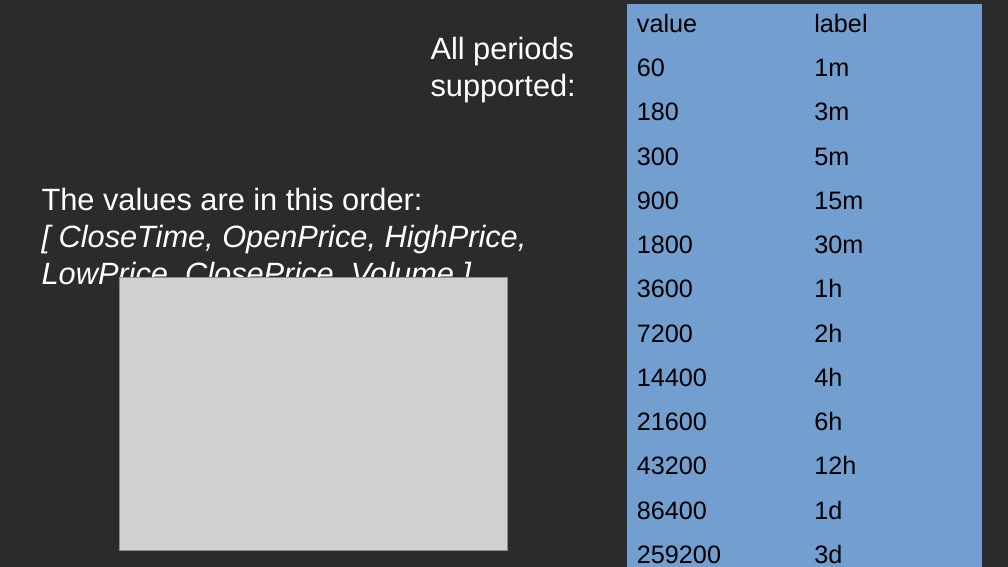
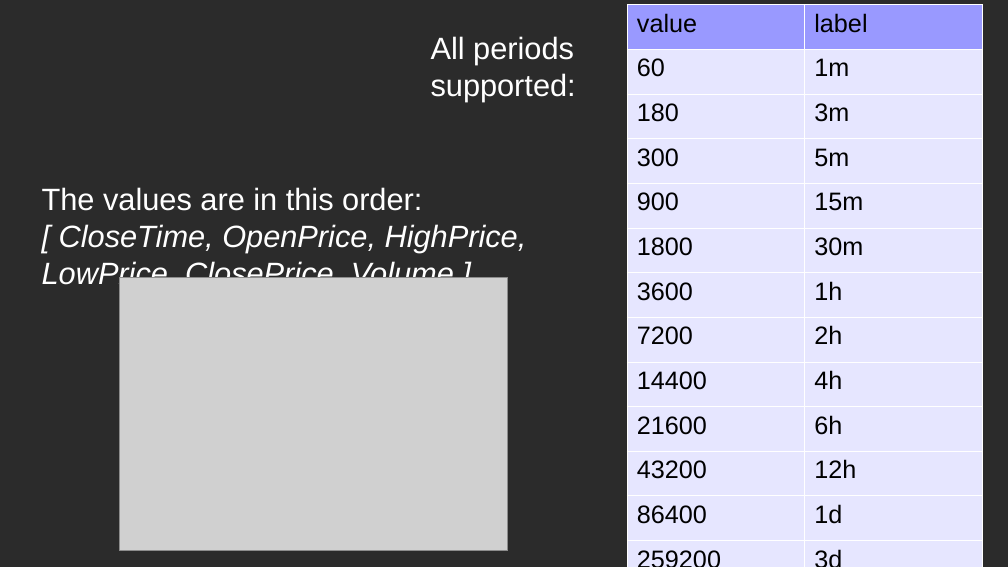
Before and after one commit to GabriM97/CryptoWolf, a slide deck: slide 15 of Student Presentation/Student_Presentation.odp. Drawn at 1008x567 pixels with LibreOffice and Linux fonts; fonts in the diff are those of the drawing; grey boxes stand for pictures; background and template pictures are left out; a plain dark background stands for a picture behind light text. Boxes give left, top, right and bottom in pixels: in the first picture for what was removed or moved away, otherwise in the second. Text is boxed around its words. In the diff, an @@ line names an element or a change of style, - is before the commit and + after.

```diff
--- a/Student Presentation/Student_Presentation.odp
+++ b/Student Presentation/Student_Presentation.odp
@@ table at <box>627,4,982,567</box> @@
@@ fill #729FCF to #9999FF in row 1 @@
@@ fill #729FCF to #E6E6FF in 26 cells @@
@@ borders changed @@
```
Also in this commit, not shown: 6 other slides changed, 2 slides added, 2 slides removed.
